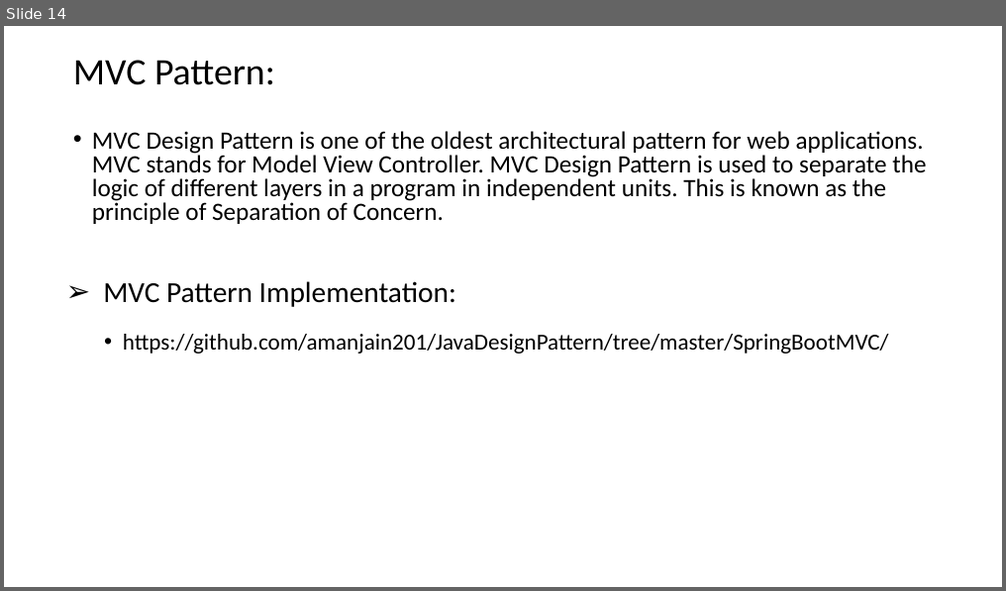
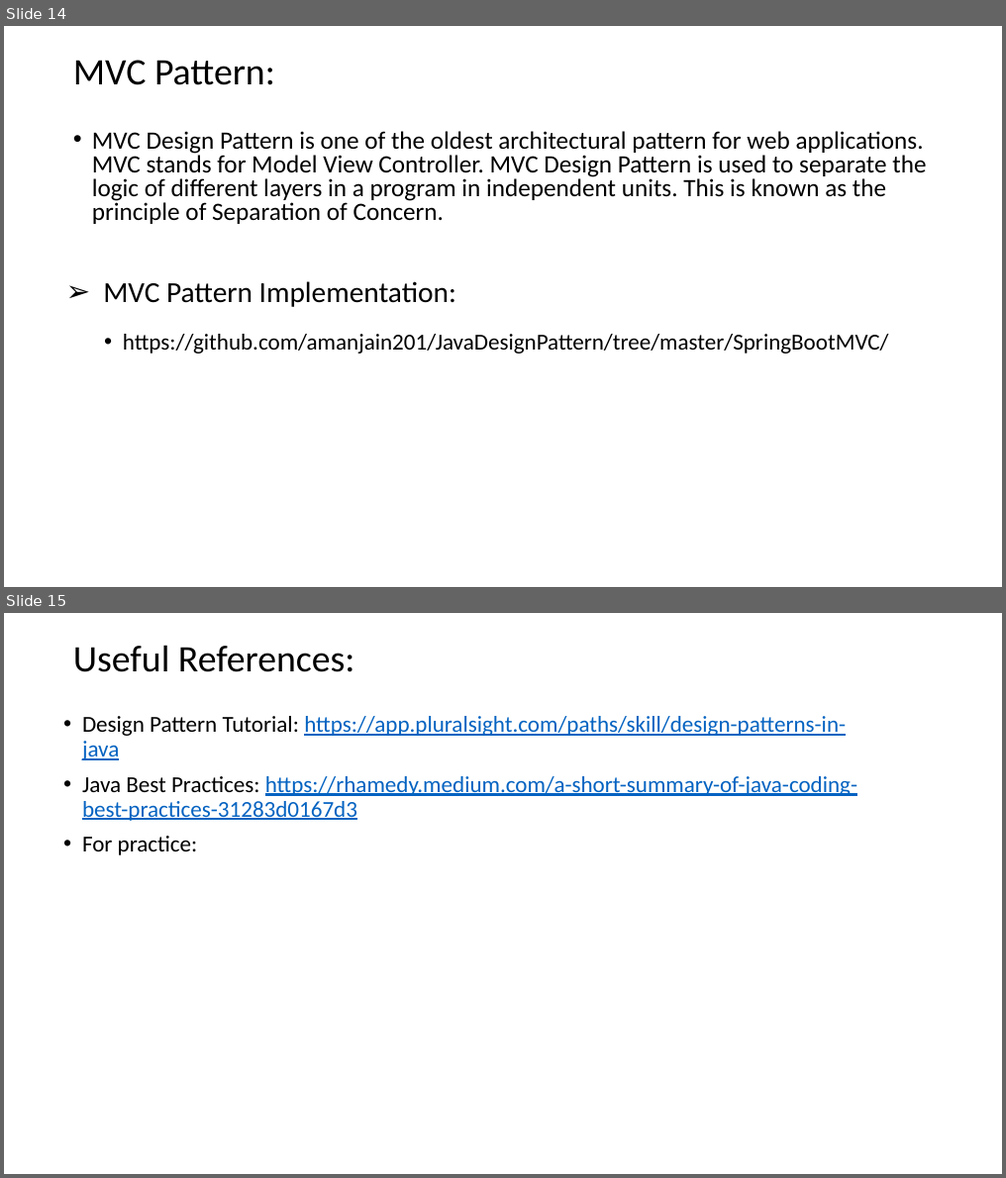
Before and after one commit to amanjain201/JavaDesignPattern, a slide deck: DesignPatterns.pptx. Shown one above the other, each under a label of ours: slide 14 before the commit, slides 14 and 15 after it. The pictures are 1006x591 and 1006x1178 pixels, drawn with LibreOffice and Linux fonts; fonts in the diff are those of the drawing. Boxes give left, top, right and bottom in pixels: in the first picture for what was removed or moved away, otherwise in the second. Text is boxed around its words. In the diff, an @@ line names an element or a change of style, - is before the commit and + after.

Commit message:
updated ppt

```diff
--- a/DesignPatterns.pptx
+++ b/DesignPatterns.pptx
@@ slide 15 added at <box>4,613,1002,1174</box>, background #FFFFFF @@
@@ title added at <box>73,645,355,672</box>, 36 pt, text #000000 @@
+Useful References:
@@ text added at <box>82,716,857,821</box>, 22 pt, text #0563C1, underline @@
+• Design Pattern Tutorial: https://app.pluralsight.com/paths/skill/design-patterns-in-java
+• Java Best Practices: https://rhamedy.medium.com/a-short-summary-of-java-coding-best-practices-31283d0167d3
+• For practice:
```
Also in this commit, not shown: 1 other file.
